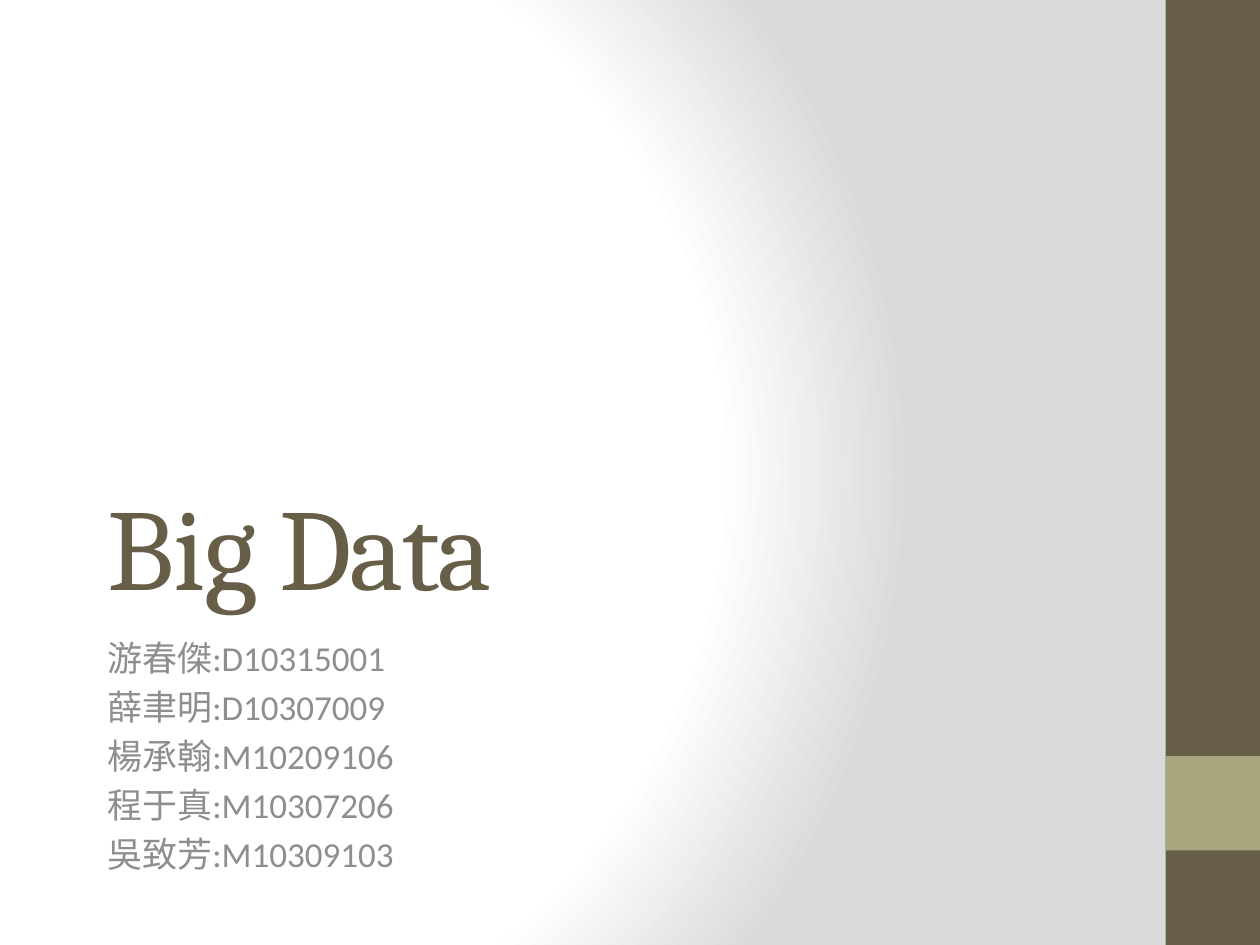
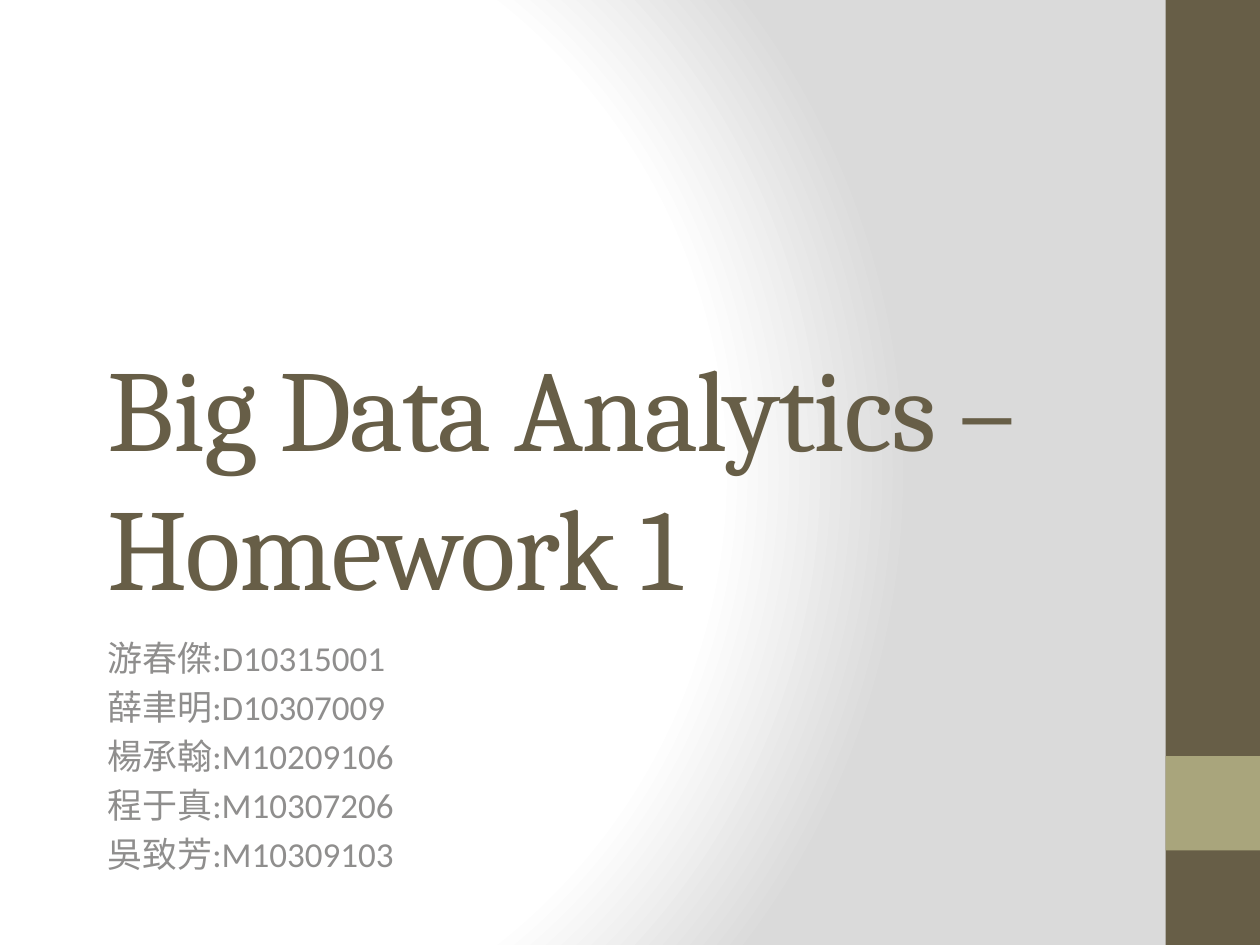
Before and after one commit to yuchunjie/BigData, a slide deck: slide 1 of HomeWork_1/DOC/PPT/PPT.pptx. Drawn at 1260x945 pixels with LibreOffice and Linux fonts; fonts in the diff are those of the drawing. Boxes give left, top, right and bottom in pixels: in the first picture for what was removed or moved away, otherwise in the second. Text is boxed around its words. In the diff, an @@ line names an element or a change of style, - is before the commit and + after.

Commit message:
[DOC] Modify PPT cover

```diff
--- a/HomeWork_1/DOC/PPT/PPT.pptx
+++ b/HomeWork_1/DOC/PPT/PPT.pptx
@@ title at (x1=107, y1=370, x2=936, y2=591): text changed @@
-Big Data
+Big Data Analytics – Homework 1
```
